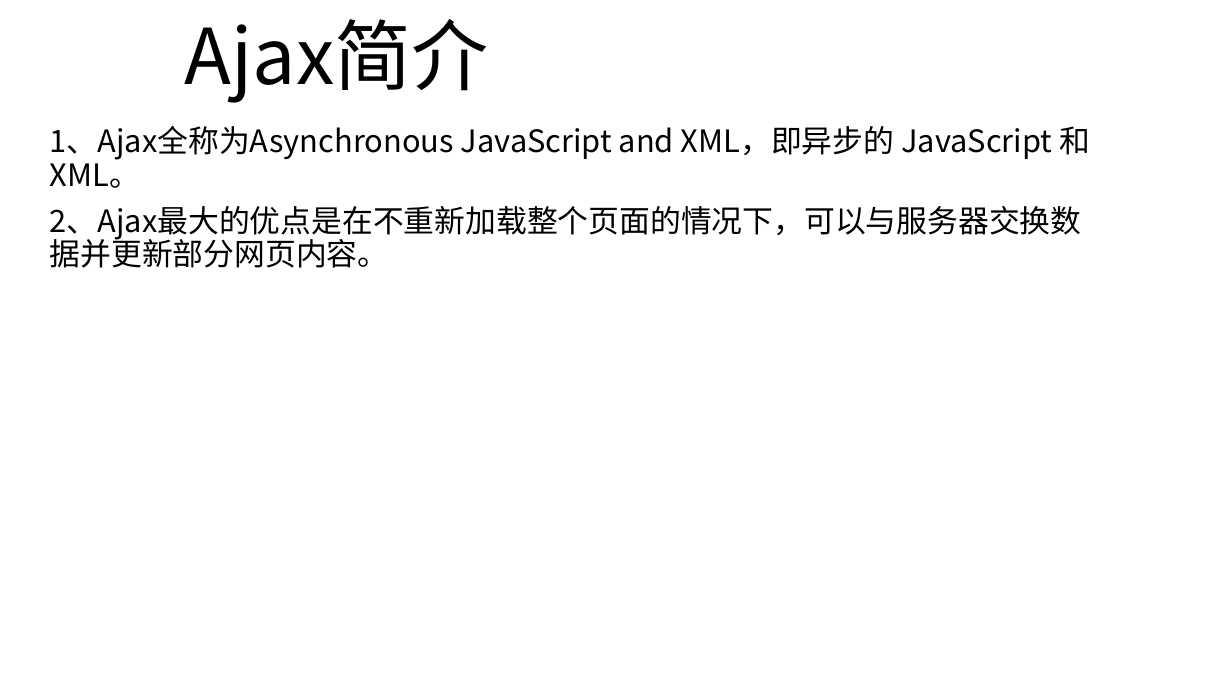
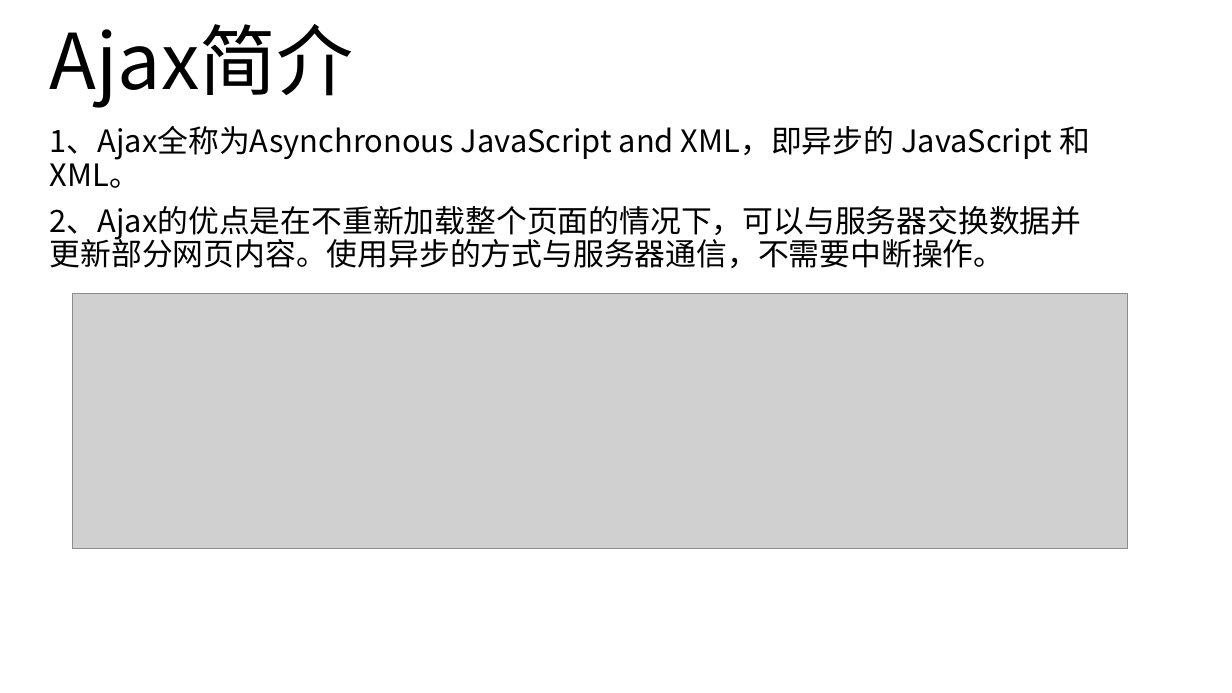
Before and after one commit to luke10481/testcode, a slide deck: slide 1 of Ajax.pptx. Drawn at 1232x693 pixels with LibreOffice and Linux fonts; fonts in the diff are those of the drawing; grey boxes stand for pictures. Boxes give left, top, right and bottom in pixels: in the first picture for what was removed or moved away, otherwise in the second. Text is boxed around its words. In the diff, an @@ line names an element or a change of style, - is before the commit and + after.

```diff
--- a/Ajax.pptx
+++ b/Ajax.pptx
@@ title "Ajax简介": place and size @@
-title "Ajax简介" at [185,19,489,103]
+title "Ajax简介" at [50,24,354,108]
@@ subtitle at [50,206,1082,268]: text changed @@
-2、Ajax最大的优点是在不重新加载整个页面的情况下，可以与服务器交换数据并更新部分网页内容。
+2、Ajax的优点是在不重新加载整个页面的情况下，可以与服务器交换数据并更新部分网页内容。使用异步的方式与服务器通信，不需要中断操作。
@@ picture added at [72,294,1128,549] @@
```
Also in this commit, not shown: 2 slides added.
